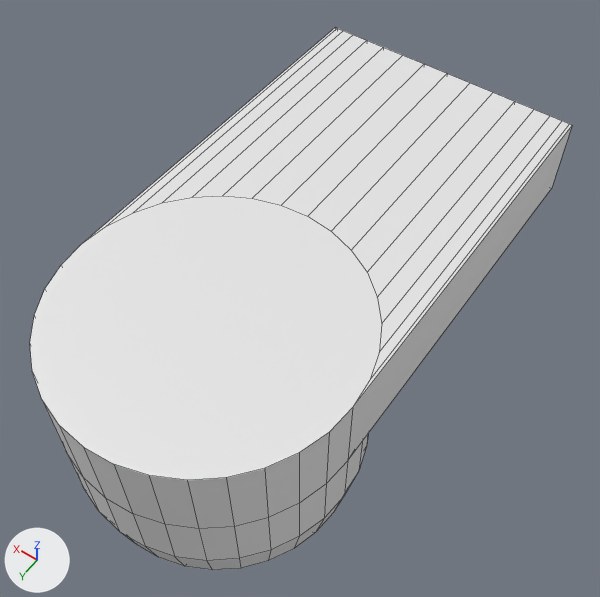
The Blender file ArtSharing/SkibidiToilet.blend: old version first, new version second.
The view is the same before and after, from a 50 mm lens placed at (-2.09, 2.01, 5.84), pointed at (0.06, -0.99, 1.12). Arrows for +X, +Y and +Z are at lower left; the lights stay in place. Mesh edges are drawn as thin lines.
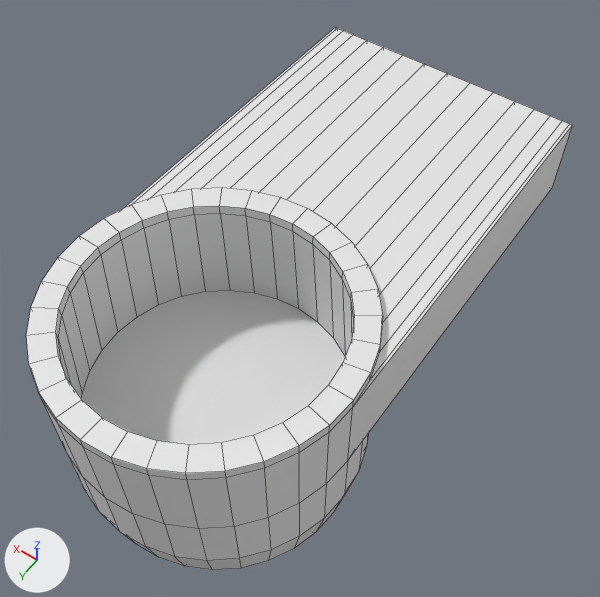
Commit message: added to toilet

Changed parts and their boxes (x1, y1, x2, y2) in the pictures (600 x 597 px):
'Cylinder', reshaped: before (30, 27, 572, 570); after (26, 27, 572, 570)
part 1 of me_cylinder_001, built on: before (30, 196, 382, 480); after (26, 187, 383, 480)

Edits to the bpy script that builds the scene:
```text
Change me_cylinder_001:
    used by ob_cylinder; location = (0.0, 0.0, 1.0)
    remove me_cylinder_001.from_pydata(...)  # 266 vertices, 236 faces; spans x -1.0..1.0, y -2.81..1.0, z -1.0..1.0
    add me_cylinder_001.from_pydata(...)  # 394 vertices, 364 faces; spans x -1.0..1.0, y -2.81..1.0, z -1.0..1.07
    me_cylinder_001 part 1
    1 face is deleted
    64 vertices are added at x -0.9..0.9, y -0.9..0.9, z 0.15..1.0
    32 new vertices lie (0.0, 0.0, 0.07) away from vertices in x -1.0..1.0, y -1.0..1.0, z 1.0
    32 new vertices lie (0.0, 0.0, 0.07) away from vertices in x -0.84..0.84, y -0.84..0.84, z 1.0
    129 new faces join them
```
